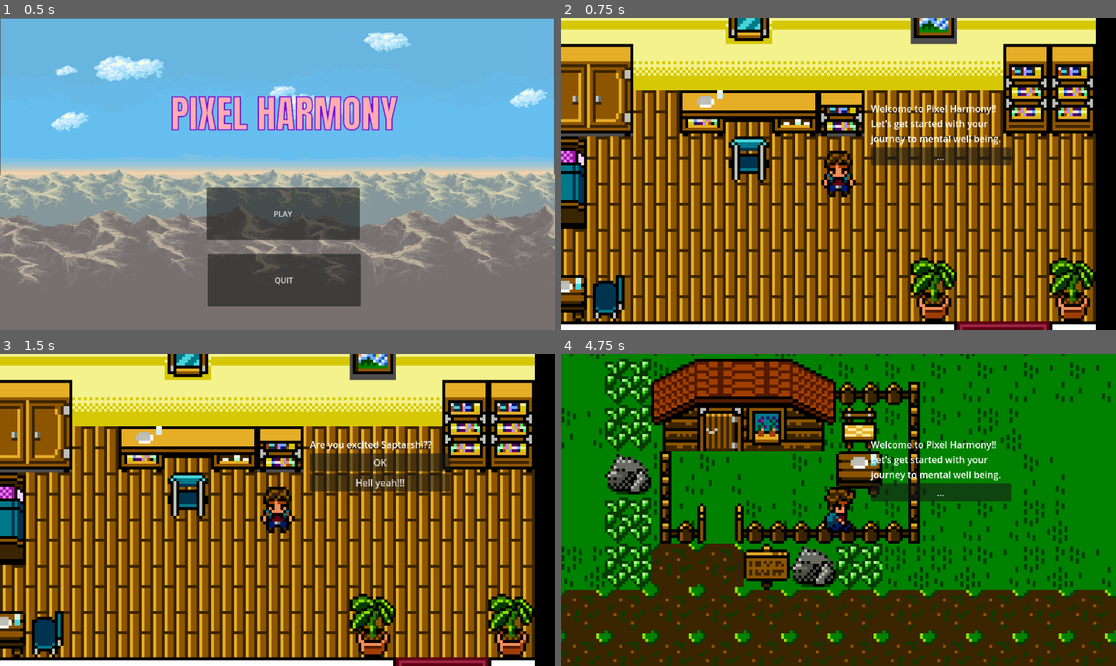
Above: before the commit, frames 1-4 (two rows, left to right).
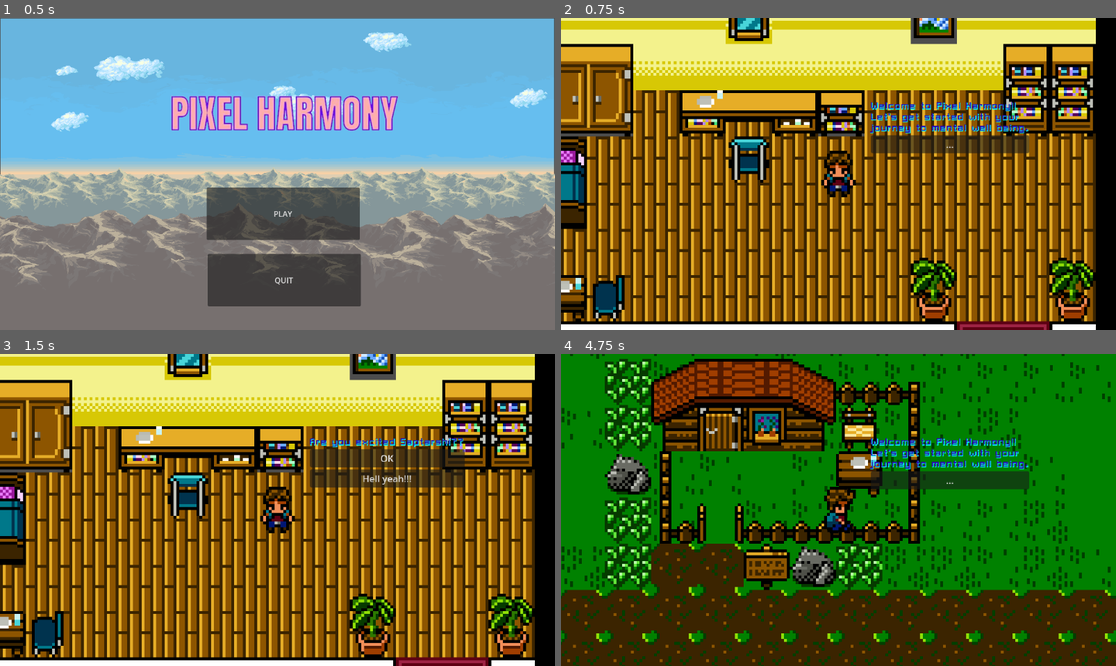
Above: after the commit, the same moments.

Repository: Mastermind-sap/nits-hacks
Game: Godot game, scene res://Main/main.tscn
The game is run twice, just before and just after one commit, with the same random seed, the same clock (stepped at 60 frames per second) and the same inputs.
Inputs:
- Up to frame 1 (0.5 s): no input
- Up to frame 2 (0.75 s): click "PLAY" at 0.5 s
- Up to frame 3 (1.5 s): click "..." at 1.25 s
- Up to frame 4 (4.75 s): click "OK" at 2 s; tap Enter at 2.75 s; hold Right (right) 2.78-3.53 s; hold Down (down) 3.53-4.28 s; hold Right (right) from 4.28 s (still down)

Frame 1 is identical in both runs. In frame 2, 3.2% of the frame differs, in the area x 55-85%, y 26-48%; in frame 3, 1.8%; in frame 4, 3.5%.

Commit message:
config color

Diff:
--- a/widgets/ChoiceButton/ChoiceButton.tscn
+++ b/widgets/ChoiceButton/ChoiceButton.tscn
@@ -3,6 +3,9 @@
 [ext_resource type="Script" path="res://widgets/ChoiceButton/ChoiceButton.gd" id="1_bb2eg"]
 
 [node name="ChoiceButton" type="Button"]
+theme_override_colors/font_hover_color = Color(0.219608, 0.447059, 1, 1)
+theme_override_colors/font_focus_color = Color(0.803922, 0, 0, 1)
+theme_override_colors/icon_hover_pressed_color = Color(1, 1, 1, 1)
 script = ExtResource("1_bb2eg")
 
 [connection signal="pressed" from="." to="." method="_on_pressed"]
--- a/widgets/dialogue/DialogueBox.tscn
+++ b/widgets/dialogue/DialogueBox.tscn
@@ -1,9 +1,10 @@
-[gd_scene load_steps=5 format=3 uid="uid://noh0w36wbn6k"]
+[gd_scene load_steps=6 format=3 uid="uid://noh0w36wbn6k"]
 
 [ext_resource type="Script" path="res://widgets/dialogue/DialogueBoxOut.gd" id="1_0bc1h"]
 [ext_resource type="Script" path="res://widgets/dialogue/DialogueBoxScript.gd" id="1_ghf8o"]
 [ext_resource type="JSON" path="res://start.json" id="2_u3b3u"]
 [ext_resource type="Script" path="res://addons/ez_dialogue/ez_dialogue_node.gd" id="3_ujv7k"]
+[ext_resource type="FontFile" uid="uid://do0xwbntb0txu" path="res://text-themes/pixel_square/Pixel Square 10.ttf" id="4_y3pu2"]
 
 [node name="dialogue_out" type="Node2D"]
 script = ExtResource("1_0bc1h")
@@ -21,6 +22,9 @@
 
 [node name="Label" type="Label" parent="DialogueBox/VBoxContainer"]
 layout_mode = 2
+theme_override_colors/font_color = Color(0.184314, 0, 0.678431, 1)
+theme_override_colors/font_shadow_color = Color(0, 1, 1, 1)
+theme_override_fonts/font = ExtResource("4_y3pu2")
 text = "Hello how are you doing today?"
 
 [node name="EzDialogue" type="Node" parent="."]
Binary file added: text-themes/pixel_square/Pixel Square 10.ttf
Not shown, added: text-themes/pixel_square/Pixel Square 10.ttf.import
Binary file added: text-themes/pixel_square/Pixel Square Bold10.ttf
Not shown, added: text-themes/pixel_square/Pixel Square Bold10.ttf.import
